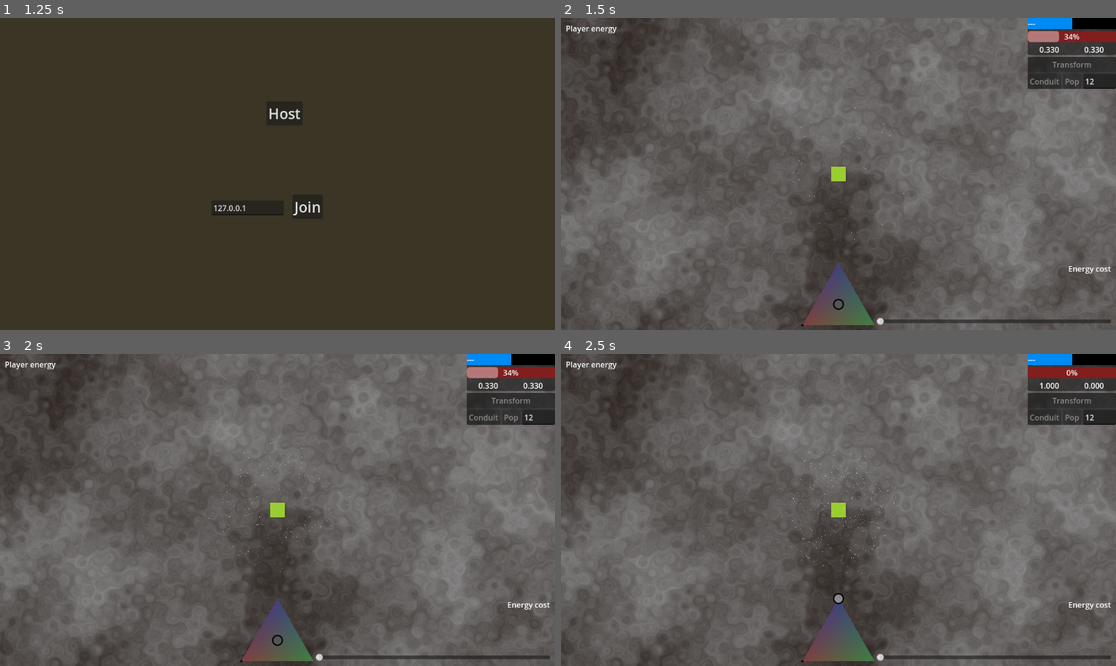
Above: before the commit, frames 1-4 (two rows, left to right).
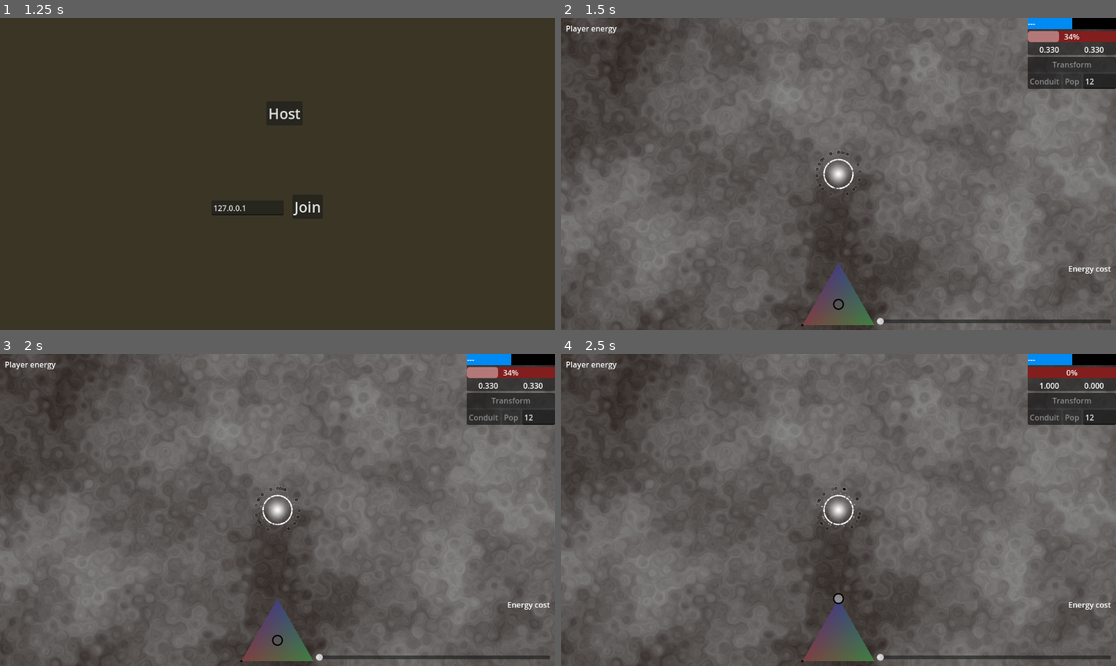
Above: after the commit, the same moments.

Repository: helmasur/conduit_rts
Game: Godot game, scene res://game.tscn
Same seed, same stepped clock (60 frames per second), same inputs: the game is played once before the commit and once after it.
Inputs (mouse positions are in pixels of both pictures, inside the frame that each line leads up to):
- Up to frame 1 (1.25 s): click (538, 80) at 0.52 s; type "12" at 0.6 s
- Up to frame 2 (1.5 s): click "Host" at 1.25 s
- Up to frame 3 (2 s): no input
- Up to frame 4 (2.5 s): drag from (838, 625) to (838, 510) at 2.02 s

Frame 1 is identical in both runs. In frame 2, 0.3% of the frame differs, in the area x 38-62%, y 28-72%; in frame 3, 0.4%; in frame 4, 0.4%, in the area x 38-62%, y 30-72%.

Commit message:
unit visuals

Diff:
--- a/game.tscn
+++ b/game.tscn
@@ -48,6 +48,8 @@
 texture = SubResource("NoiseTexture2D_1bvp3")
 
 [node name="UnitRenderer" type="Node2D" parent="."]
+visible = false
+z_index = 2
 script = ExtResource("2_ryrav")
 
 [node name="MultiMeshInstance2D" type="MultiMeshInstance2D" parent="UnitRenderer"]
--- /dev/null
+++ b/ring.tres
@@ -0,0 +1,16 @@
+[gd_resource type="ParticleProcessMaterial" format=3 uid="uid://cw3fqy1v1q5oa"]
+
+[resource]
+resource_local_to_scene = true
+particle_flag_disable_z = true
+emission_shape = 6
+emission_ring_axis = Vector3(0, 0, 1)
+emission_ring_height = 0.0
+emission_ring_radius = 50.0
+emission_ring_inner_radius = 30.0
+emission_ring_cone_angle = 90.0
+orbit_velocity_min = -1.0
+orbit_velocity_max = 1.0
+gravity = Vector3(0, 0, 0)
+scale_min = 0.05
+scale_max = 0.1
--- /dev/null
+++ b/ring_tex.tres
@@ -0,0 +1,14 @@
+[gd_resource type="GradientTexture2D" load_steps=2 format=3 uid="uid://dny5cnj0cc8i6"]
+
+[sub_resource type="Gradient" id="Gradient_juvsa"]
+interpolation_mode = 2
+colors = PackedColorArray(1, 1, 1, 1, 1, 1, 1, 0)
+
+[resource]
+resource_local_to_scene = true
+gradient = SubResource("Gradient_juvsa")
+width = 32
+height = 32
+fill = 1
+fill_from = Vector2(0.5, 0.5)
+fill_to = Vector2(1, 0.5)
--- a/unit.gd
+++ b/unit.gd
@@ -55,7 +55,7 @@
 	renderer.register_unit(self)
 
 	for offs in Utils.get_toroid_copies(get_parent().world_size):
-		var copy = $EnergyParticles.duplicate()
+		var copy = $Graphics.duplicate()
 		copy.position = offs
 		add_child(copy)
 
--- a/unit.tscn
+++ b/unit.tscn
@@ -1,6 +1,7 @@
-[gd_scene load_steps=7 format=3 uid="uid://bxnd7hcypruou"]
+[gd_scene load_steps=25 format=3 uid="uid://bxnd7hcypruou"]
 
 [ext_resource type="Script" uid="uid://3lfq38iin0t7" path="res://unit.gd" id="1_ctwoc"]
+[ext_resource type="Texture2D" uid="uid://dny5cnj0cc8i6" path="res://ring_tex.tres" id="2_ctwoc"]
 
 [sub_resource type="CircleShape2D" id="CircleShape2D_btf8p"]
 radius = 25.0
@@ -8,20 +9,43 @@
 [sub_resource type="CircleShape2D" id="CircleShape2D_ctwoc"]
 radius = 300.0
 
+[sub_resource type="Gradient" id="Gradient_5wnup"]
+offsets = PackedFloat32Array(0, 0.619469, 0.973451, 1)
+colors = PackedColorArray(0, 0.0499997, 1, 0.0627451, 0.0654546, 0.112182, 1, 0.198217, 0.18, 0.221, 1, 0.435294, 0.18, 0.221, 1, 0)
+
+[sub_resource type="GradientTexture2D" id="GradientTexture2D_1sk4h"]
+gradient = SubResource("Gradient_5wnup")
+width = 512
+height = 512
+fill = 1
+fill_from = Vector2(0.5, 0.5)
+fill_to = Vector2(1, 0.5)
+
 [sub_resource type="Gradient" id="Gradient_btf8p"]
-colors = PackedColorArray(1, 1, 1, 1, 1, 1, 1, 1)
+offsets = PackedFloat32Array(0, 0.20944)
+colors = PackedColorArray(1, 1, 1, 1, 1, 1, 1, 0)
 
 [sub_resource type="GradientTexture2D" id="GradientTexture2D_ctwoc"]
 gradient = SubResource("Gradient_btf8p")
-width = 1
-height = 1
+width = 16
+height = 16
+fill = 1
+fill_from = Vector2(0.5, 0.5)
+fill_to = Vector2(1, 0.5)
+
+[sub_resource type="Curve" id="Curve_btf8p"]
+_data = [Vector2(0, 1), 0.0, -100000.0, 0, 1, Vector2(1e-05, 0), -100000.0, 0.0, 1, 0]
+point_count = 2
+
+[sub_resource type="CurveTexture" id="CurveTexture_ctwoc"]
+curve = SubResource("Curve_btf8p")
 
 [sub_resource type="ParticleProcessMaterial" id="ParticleProcessMaterial_ctwoc"]
 particle_flag_disable_z = true
 emission_shape = 6
 emission_ring_axis = Vector3(0, 0, 0)
 emission_ring_height = 0.0
-emission_ring_radius = 150.0
+emission_ring_radius = 256.0
 emission_ring_inner_radius = 50.0
 emission_ring_cone_angle = 90.0
 direction = Vector3(0, 0, 0)
@@ -30,9 +54,113 @@
 angular_velocity_max = -1.60933e-05
 orbit_velocity_min = 9.49949e-08
 orbit_velocity_max = 9.49949e-08
-radial_velocity_min = -50.0
-radial_velocity_max = -50.0
-gravity = Vector3(0, 0, 0)
+gravity = Vector3(0, 0, 0)
+radial_accel_min = -50.0
+radial_accel_max = -50.0
+alpha_curve = SubResource("CurveTexture_ctwoc")
+hue_variation_min = -2.23517e-08
+hue_variation_max = -2.23517e-08
+
+[sub_resource type="Gradient" id="Gradient_davkp"]
+resource_local_to_scene = true
+interpolation_mode = 2
+offsets = PackedFloat32Array(0, 0.79646)
+colors = PackedColorArray(1, 1, 1, 1, 1, 1, 1, 0)
+
+[sub_resource type="GradientTexture2D" id="GradientTexture2D_5wnup"]
+resource_local_to_scene = true
+gradient = SubResource("Gradient_davkp")
+width = 128
+height = 128
+fill = 1
+fill_from = Vector2(0.5, 0.5)
+fill_to = Vector2(1, 0.5)
+
+[sub_resource type="ParticleProcessMaterial" id="ParticleProcessMaterial_davkp"]
+resource_local_to_scene = true
+particle_flag_disable_z = true
+emission_shape = 6
+emission_ring_axis = Vector3(0, 0, 1)
+emission_ring_height = 0.0
+emission_ring_radius = 30.0
+emission_ring_inner_radius = 30.0
+emission_ring_cone_angle = 90.0
+orbit_velocity_min = -0.0499999
+orbit_velocity_max = 0.0500001
+gravity = Vector3(0, 0, 0)
+scale_min = 0.1
+scale_max = 0.15
+
+[sub_resource type="Gradient" id="Gradient_1sk4h"]
+interpolation_mode = 2
+colors = PackedColorArray(1, 1, 1, 1, 1, 1, 1, 0)
+
+[sub_resource type="GradientTexture2D" id="GradientTexture2D_baxm0"]
+resource_local_to_scene = true
+gradient = SubResource("Gradient_1sk4h")
+width = 32
+height = 32
+fill = 1
+fill_from = Vector2(0.5, 0.5)
+fill_to = Vector2(1, 0.5)
+
+[sub_resource type="Curve" id="Curve_of1k5"]
+_data = [Vector2(0, 0), 0.0, 1.99379, 0, 1, Vector2(0.501558, 1), 0.0, 0.0, 0, 0, Vector2(1, 0), -2.00625, 0.0, 1, 0]
+point_count = 3
+
+[sub_resource type="CurveTexture" id="CurveTexture_74e6i"]
+curve = SubResource("Curve_of1k5")
+
+[sub_resource type="ParticleProcessMaterial" id="ParticleProcessMaterial_yjdlg"]
+resource_local_to_scene = true
+particle_flag_disable_z = true
+emission_shape = 6
+emission_ring_axis = Vector3(0, 0, 1)
+emission_ring_height = 0.0
+emission_ring_radius = 35.0
+emission_ring_inner_radius = 35.0
+emission_ring_cone_angle = 90.0
+gravity = Vector3(0, 0, 0)
+scale_min = 0.15
+scale_max = 0.15
+alpha_curve = SubResource("CurveTexture_74e6i")
+
+[sub_resource type="Gradient" id="Gradient_ltb4x"]
+interpolation_mode = 2
+offsets = PackedFloat32Array(0.224189, 0.474926, 1)
+colors = PackedColorArray(0, 0, 0, 0, 0, 0, 0, 1, 1, 1, 1, 0)
+
+[sub_resource type="GradientTexture2D" id="GradientTexture2D_f764t"]
+resource_local_to_scene = true
+gradient = SubResource("Gradient_ltb4x")
+width = 32
+height = 32
+fill = 1
+fill_from = Vector2(0.5, 0.5)
+fill_to = Vector2(1, 0.5)
+
+[sub_resource type="Curve" id="Curve_3040u"]
+_data = [Vector2(0, 0), 0.0, 1.99379, 0, 1, Vector2(0.501558, 1), 0.0, 0.0, 0, 0, Vector2(1, 0), -2.00625, 0.0, 1, 0]
+point_count = 3
+
+[sub_resource type="CurveTexture" id="CurveTexture_p81dm"]
+curve = SubResource("Curve_3040u")
+
+[sub_resource type="ParticleProcessMaterial" id="ParticleProcessMaterial_y43xi"]
+resource_local_to_scene = true
+particle_flag_disable_z = true
+emission_shape = 6
+emission_ring_axis = Vector3(0, 0, 1)
+emission_ring_height = 0.0
+emission_ring_radius = 45.0
+emission_ring_inner_radius = 45.0
+emission_ring_cone_angle = 90.0
+orbit_velocity_min = -0.0499999
+orbit_velocity_max = 0.0500001
+gravity = Vector3(0, 0, 0)
+scale_min = 0.3
+scale_max = 0.3
+alpha_curve = SubResource("CurveTexture_p81dm")
 
 [node name="Unit" type="CharacterBody2D"]
 motion_mode = 1
@@ -40,6 +168,7 @@
 script = ExtResource("1_ctwoc")
 
 [node name="CollisionShape2D" type="CollisionShape2D" parent="."]
+visible = false
 shape = SubResource("CircleShape2D_btf8p")
 
 [node name="Area2D" type="Area2D" parent="."]
@@ -48,10 +177,50 @@
 visible = false
 shape = SubResource("CircleShape2D_ctwoc")
 
-[node name="EnergyParticles" type="GPUParticles2D" parent="."]
+[node name="Graphics" type="Node2D" parent="."]
+
+[node name="ConduitArea" type="Sprite2D" parent="Graphics"]
+visible = false
+texture = SubResource("GradientTexture2D_1sk4h")
+
+[node name="EnergyParticles" type="GPUParticles2D" parent="Graphics/ConduitArea"]
+z_index = 1
+amount = 1000
+texture = SubResource("GradientTexture2D_ctwoc")
+lifetime = 75.0
+randomness = 1.0
+use_fixed_seed = true
+seed = 2367292610
+process_material = SubResource("ParticleProcessMaterial_ctwoc")
+
+[node name="Body" type="Sprite2D" parent="Graphics"]
+scale = Vector2(0.5, 0.5)
+texture = SubResource("GradientTexture2D_5wnup")
+
+[node name="Shield" type="GPUParticles2D" parent="Graphics"]
 amount = 256
-texture = SubResource("GradientTexture2D_ctwoc")
-process_material = SubResource("ParticleProcessMaterial_ctwoc")
+texture = ExtResource("2_ctwoc")
+lifetime = 5.0
+preprocess = 5.0
+local_coords = true
+process_material = SubResource("ParticleProcessMaterial_davkp")
+
+[node name="SpeedRing" type="GPUParticles2D" parent="Graphics"]
+amount = 500
+amount_ratio = 0.1777
+texture = SubResource("GradientTexture2D_baxm0")
+lifetime = 4.0
+local_coords = true
+process_material = SubResource("ParticleProcessMaterial_yjdlg")
+
+[node name="PowerRing" type="GPUParticles2D" parent="Graphics"]
+amount = 256
+amount_ratio = 0.0863
+texture = SubResource("GradientTexture2D_f764t")
+lifetime = 5.0
+preprocess = 5.0
+local_coords = true
+process_material = SubResource("ParticleProcessMaterial_y43xi")
 
 [connection signal="body_entered" from="Area2D" to="." method="_on_area_2d_body_entered"]
 [connection signal="body_exited" from="Area2D" to="." method="_on_area_2d_body_exited"]
